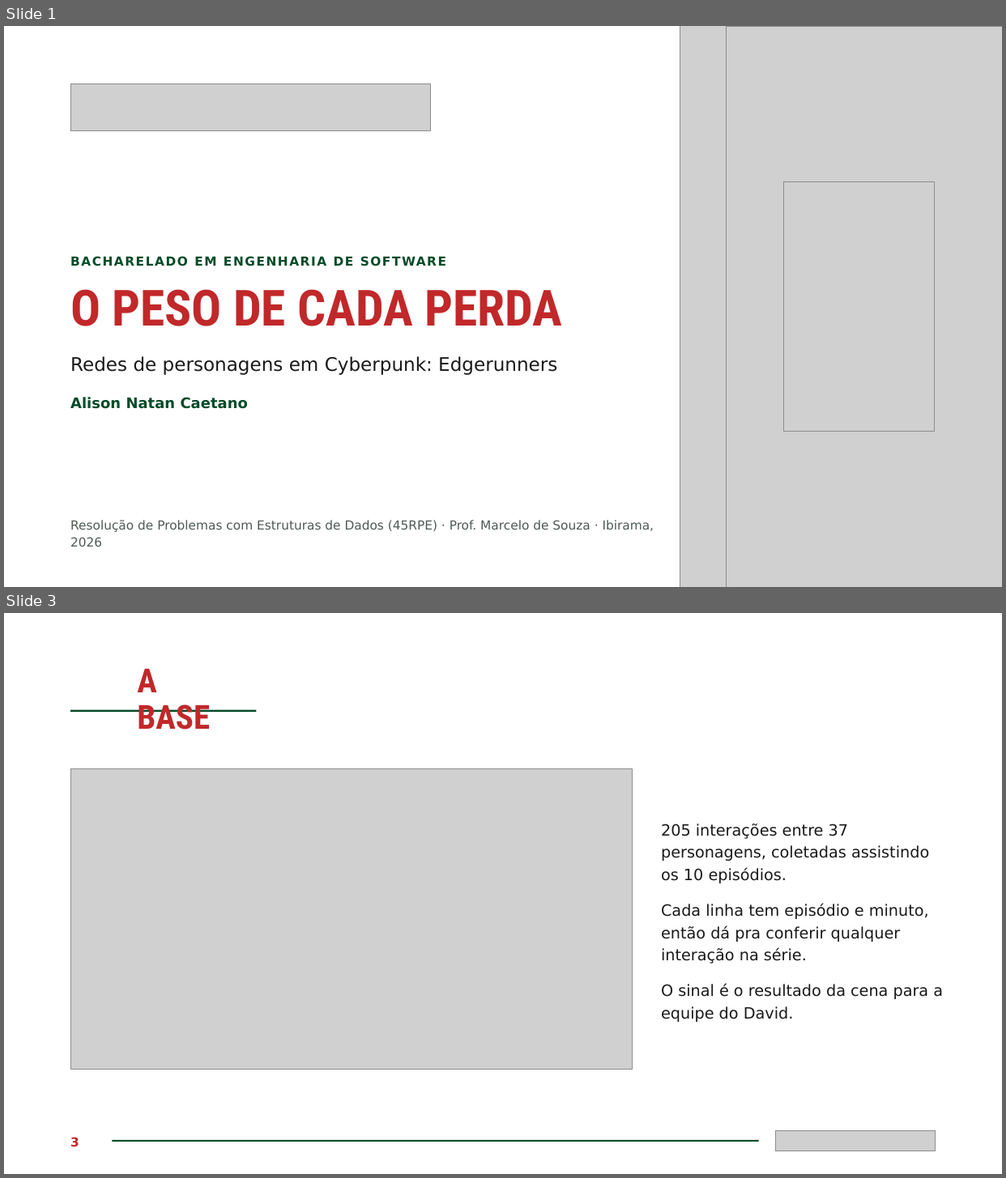
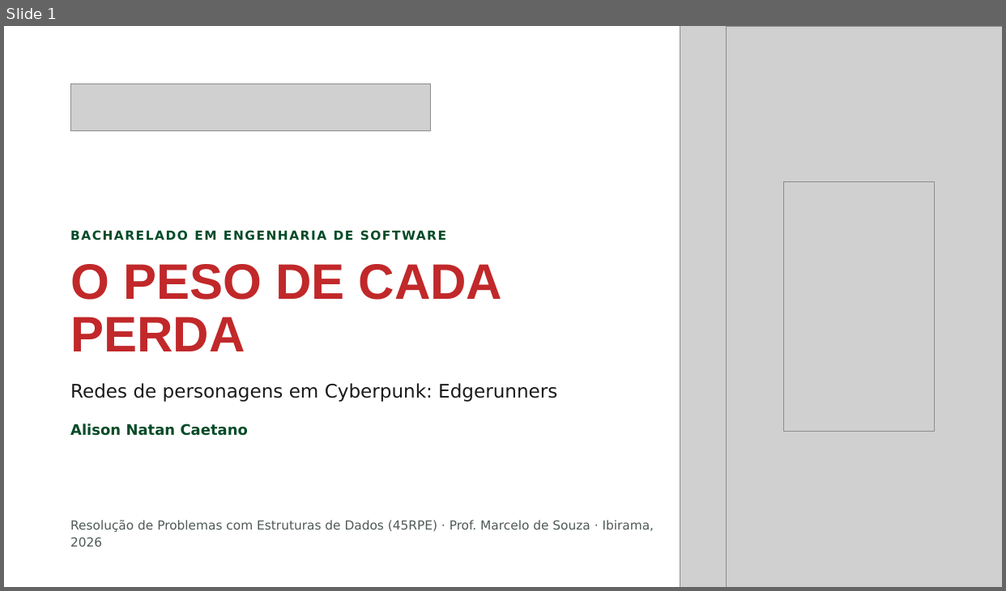
Before and after one commit to AlizonCaetano/dataset-cyberpunk, a slide deck: apresentacao.pptx. Shown one above the other, each under a label of ours: slides 1 and 3 before the commit, slide 1 after it; the slides between them are not shown. The pictures are 1006x1178 and 1006x591 pixels, drawn with LibreOffice and Linux fonts; fonts in the diff are those of the drawing; grey boxes stand for pictures. Boxes give left, top, right and bottom in pixels: in the first picture for what was removed or moved away, otherwise in the second. Text is boxed around its words. In the diff, an @@ line names an element or a change of style, - is before the commit and + after.

```diff
--- a/apresentacao.pptx
+++ b/apresentacao.pptx
@@ slide 3 removed at <box>4,613,1002,1174</box>, background #FFFFFF @@
@@ title removed at <box>137,668,210,730</box> @@
-A BASE
@@ line removed from (70, 711) to (256, 711) @@
@@ picture removed at <box>70,769,632,1070</box> @@
@@ text removed at <box>661,824,929,884</box> @@
-205 interações entre 37 personagens, coletadas assistindo os 10 episódios.
@@ text removed at <box>661,903,929,964</box> @@
-Cada linha tem episódio e minuto, então dá pra conferir qualquer interação na série.
@@ text removed at <box>661,983,943,1022</box> @@
-O sinal é o resultado da cena para a equipe do David.
@@ text removed at <box>70,1137,79,1148</box> @@
-3
@@ rectangle removed at <box>112,1141,759,1142</box> @@
@@ picture removed at <box>776,1131,936,1152</box> @@
@@ slide 1 changed as well @@
@@ text "BACHARELADO EM ENGENHARIA DE SOFTWARE": place and size @@
-text "BACHARELADO EM ENGENHARIA DE SOFTWARE" at <box>194,256,446,267</box>
+text "BACHARELADO EM ENGENHARIA DE SOFTWARE" at <box>194,230,446,241</box>
@@ title "O PESO DE CADA PERDA": place and size @@
-title "O PESO DE CADA PERDA" at <box>70,289,562,327</box>
+title "O PESO DE CADA PERDA" at <box>70,264,503,352</box>
@@ title "O PESO DE CADA PERDA" at <box>70,264,503,352</box>: font Roboto Condensed to Arial @@
@@ text "Redes de personagens em Cyberpunk: ...": place and size @@
-text "Redes de personagens em Cyberpunk: ..." at <box>70,356,557,375</box>
+text "Redes de personagens em Cyberpunk: ..." at <box>70,383,557,402</box>
@@ text "Alison Natan Caetano": place and size @@
-text "Alison Natan Caetano" at <box>70,397,248,409</box>
+text "Alison Natan Caetano" at <box>70,424,248,436</box>
```
Also in this commit, not shown: 9 other slides changed, 20 slides added, 3 other slides removed.
